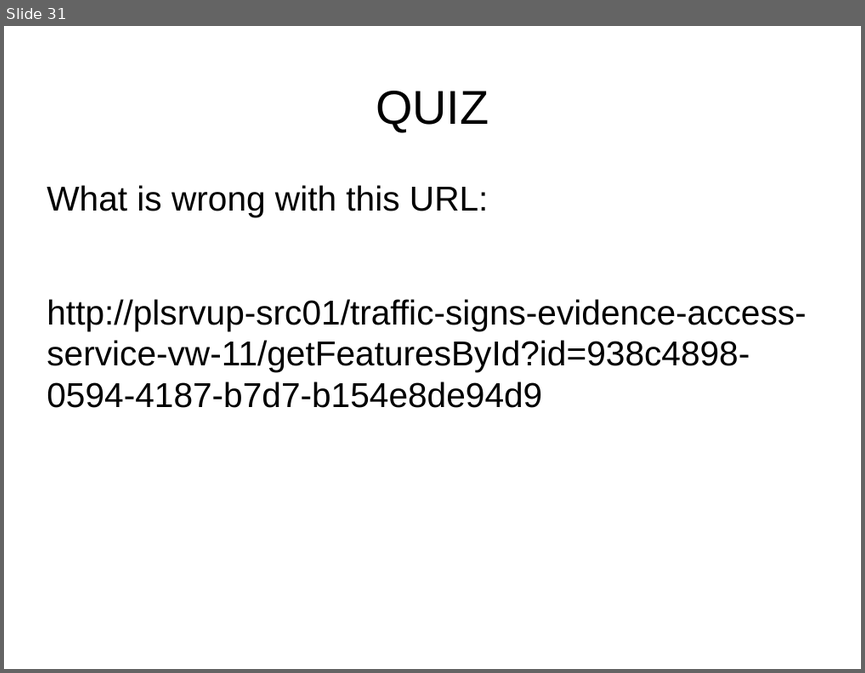
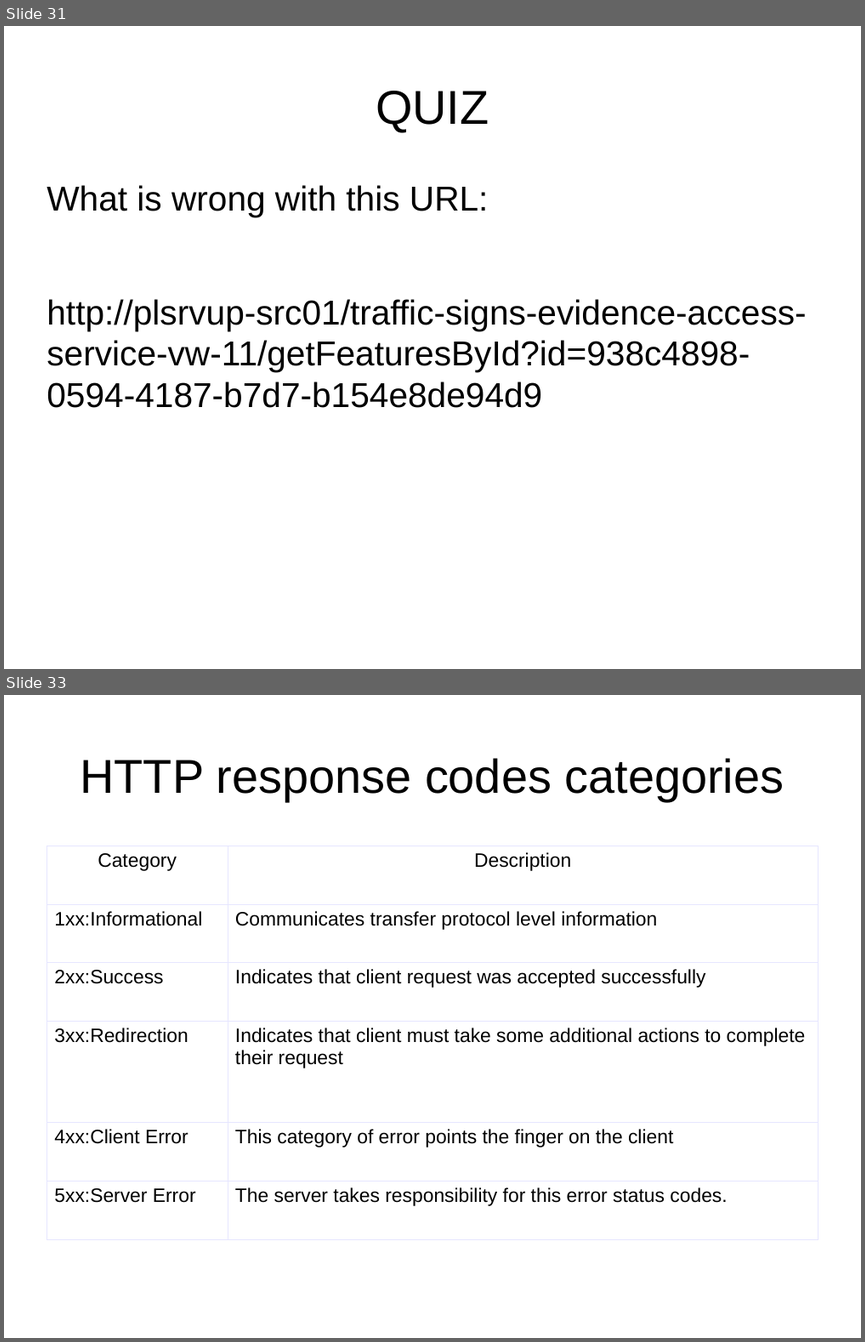
Before and after one commit to netzu/rest-presentation, a slide deck: RestfulFundaments.odp. Shown one above the other, each under a label of ours: slide 31 before the commit, slides 31 and 33 after it; the slides between them are not shown. The pictures are 865x673 and 865x1342 pixels, drawn with LibreOffice and Linux fonts; fonts in the diff are those of the drawing. Boxes give left, top, right and bottom in pixels: in the first picture for what was removed or moved away, otherwise in the second. Text is boxed around its words. In the diff, an @@ line names an element or a change of style, - is before the commit and + after.

Commit message:
added status codes intro slide

```diff
--- a/RestfulFundaments.odp
+++ b/RestfulFundaments.odp
@@ slide 33 added at (4, 695, 861, 1338), background #FFFFFF @@
@@ title added at (80, 758, 784, 801), 44 pt, text #000000 @@
+HTTP response codes categories
@@ table added at (46, 845, 818, 1238), 6 rows, 2 columns @@
+Category | Description
+1xx:Informational | Communicates transfer protocol level information
+2xx:Success | Indicates that client request was accepted successfully
+3xx:Redirection | Indicates that client must take some additional actions to complete their request
+4xx:Client Error | This category of error points the finger on the client
+5xx:Server Error | The server takes responsibility for this error status codes.
```
Also in this commit, not shown: 1 other slide added.
